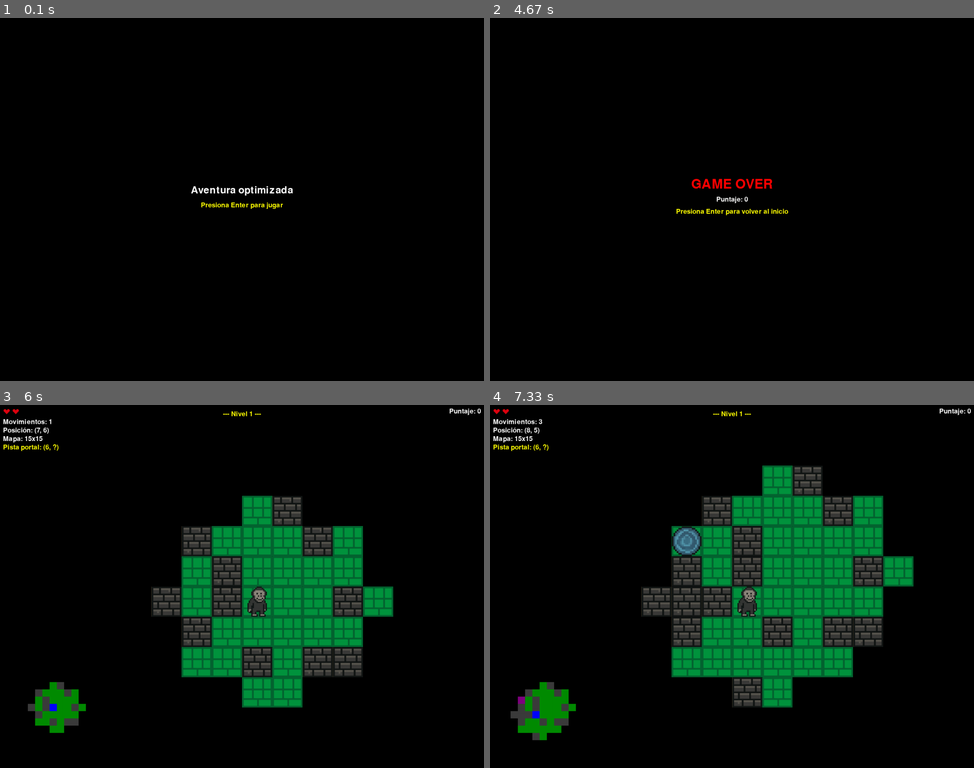
Above: before the commit, frames 1-4 (two rows, left to right).
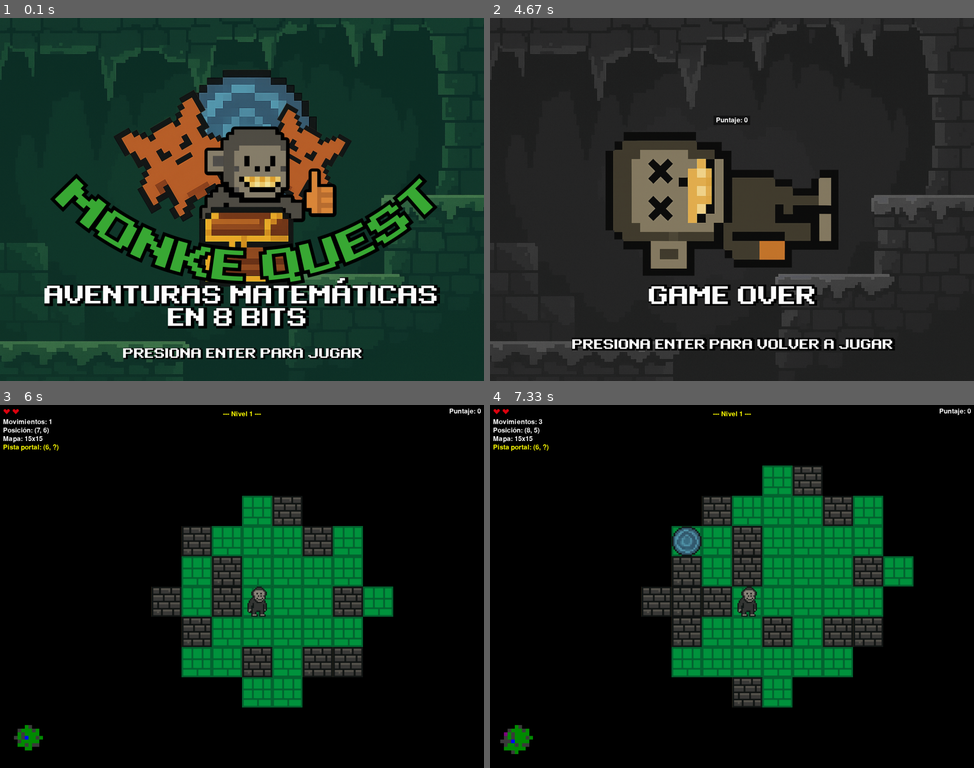
Above: after the commit, the same moments.

Repository: RodarkNess/Funciones-Y-Matrices11
Game: pygame game, started from Funciones-Y-Matrices-main version 11/main.py
Two runs of this game, one before a commit and one after it. Both use one fixed random seed, a clock stepped at 60 frames per second and the inputs below.
Inputs:
- Up to frame 1 (0.1 s): no input
- Up to frame 2 (4.67 s): tap Enter at 0.33 s; hold A 0.67-1.2 s; hold S 1.23-1.53 s; hold W 2-2.37 s; hold D 2.4-3.03 s; hold S 3.07-3.43 s; hold A 3.47-3.93 s; hold D 3.97-4.43 s; hold W from 4.47 s (still down)
- Up to frame 3 (6 s): release W at 4.77 s; tap Enter at 4.8, 5.2, 5.5, 5.78 s; hold A from 5.63 s (still down)
- Up to frame 4 (7.33 s): release A at 6.17 s; hold S 6.2-6.5 s; hold A 6.53-6.93 s

The runs differ from the first frame. In frame 1, 90% of the frame differs, in the area x 0-100%, y 0-100%; in frame 2, 94%; in frame 3, 1.4%; in frame 4, 1.7%.

Commit message:
Correcciones, pantalla final, etc.
AGGGGGGGGGGG°!!!!!!!!

Diff:
--- a/Funciones-Y-Matrices-main version 11/config.py
+++ b/Funciones-Y-Matrices-main version 11/config.py
@@ -1,4 +1,3 @@
-
 # Constantes y configuración global (con rutas absolutas de assets)
 import pygame
 pygame.init()
@@ -36,15 +35,15 @@
 MONEY_MAX = 50
 
 # --- Minimap ---
-MINIMAP_MAX_W = 440
-MINIMAP_MAX_H = 360
-MINIMAP_MARGIN = 20
+MINIMAP_MAX_W = 220
+MINIMAP_MAX_H = 180
+MINIMAP_MARGIN = 10
 
 # --- Puntajes ---
 SCORE_ITEM = 50
 SCORE_ENEMY = 100
 SCORE_LEVEL = 500
-SCORE_LEVEL_BONUS_PER_LEVEL = 50  # bonus adicional por nivel
+SCORE_LEVEL_BONUS_PER_LEVEL = 50
 
 # --- Texturas (rutas absolutas) ---
 IMG_PLAYER = asset_path('assets', 'images', 'player.png')
@@ -53,10 +52,9 @@
 IMG_PORTAL = asset_path('assets', 'images', 'portal.png')
 IMG_FLOOR  = asset_path('assets', 'images', 'floor.png')
 IMG_WALL   = asset_path('assets', 'images', 'wall.png')
-TITLE_IMAGE = asset_path('assets', 'images', 'title.png')
 
 # --- Escala de render ---
-RENDER_SCALE = 1.25  # mantener TILE_SIZE=40 y escalar a 1.25
+RENDER_SCALE = 1.25
 
 # --- Sonidos (FX) ---
 SND_CHEST  = asset_path('assets', 'sounds', 'chest.wav')
@@ -64,18 +62,30 @@
 SND_HURT   = asset_path('assets', 'sounds', 'hurt.wav')
 SND_PORTAL = asset_path('assets', 'sounds', 'portal.wav')
 
-# --- Música por estados (rutas absolutas) ---
-SND_MUSIC_TITLE    = asset_path('assets', 'sounds', 'music.wav')     # loop en título/juego
-SND_MUSIC_GAMEOVER = asset_path('assets', 'sounds', 'gameover.wav')  # loop en Game Over
+# --- Música por estados ---
+SND_MUSIC_TITLE    = asset_path('assets', 'sounds', 'music.wav')
+SND_MUSIC_GAMEOVER = asset_path('assets', 'sounds', 'gameover.wav')
 
 # Volúmenes
-MUSIC_VOLUME = 0.5   # 50 de 100
+MUSIC_VOLUME = 0.5
 FX_VOLUME    = 0.8
 
-# --- HUD icons (rutas absolutas) ---
+# --- HUD icons ---
 HUD_HEART_FULL  = asset_path('assets', 'images', 'heart_full.png')
 HUD_HEART_EMPTY = asset_path('assets', 'images', 'heart_empty.png')
 HUD_ARMOR_ON    = asset_path('assets', 'images', 'armor_on.png')
 HUD_ARMOR_OFF   = asset_path('assets', 'images', 'armor_off.png')
 HUD_SWORD_ON    = asset_path('assets', 'images', 'sword_on.png')
 HUD_SWORD_OFF   = asset_path('assets', 'images', 'sword_off.png')
+
+# --- Imagen de pantalla de título ---
+TITLE_IMAGE = asset_path('assets', 'images', 'title.png')
+
+# --- Imagen de pantalla de Game Over ---
+GAMEOVER_IMAGE = asset_path('assets', 'images', 'GAME-OVERr.png')  # usa tu archivo subido
+# Si prefieres renombrar el archivo en el repo:
+# GAMEOVER_IMAGE = asset_path('assets', 'images', 'gameover.png')
+
+# Posición relativa del puntaje sobre la imagen de Game Over (0.0 arriba, 1.0 abajo)
+GAMEOVER_SCORE_Y_FACTOR = 0.30   # ~35% del alto de la imagen
+GAMEOVER_SCORE_OFFSET   = 10     # px extra hacia arriba (ajuste fino)
--- a/Funciones-Y-Matrices-main version 11/juego.py
+++ b/Funciones-Y-Matrices-main version 11/juego.py
@@ -1,4 +1,3 @@
-
 # Clase Juego (lógica principal y bucle)
 import pygame
 import sys
@@ -26,35 +25,39 @@
     SCORE_LEVEL = 500
     SCORE_LEVEL_BONUS_PER_LEVEL = 50
 
-# Texturas & sonidos & HUD icons
+# Texturas & sonidos & HUD & título/gameover
 try:
     from config import IMG_PLAYER, IMG_ENEMY, IMG_CHEST, IMG_PORTAL, IMG_FLOOR, IMG_WALL, RENDER_SCALE
     from config import SND_CHEST, SND_SWORD, SND_HURT, SND_PORTAL
     from config import SND_MUSIC_TITLE, SND_MUSIC_GAMEOVER, MUSIC_VOLUME, FX_VOLUME
     from config import HUD_HEART_FULL, HUD_HEART_EMPTY, HUD_ARMOR_ON, HUD_ARMOR_OFF, HUD_SWORD_ON, HUD_SWORD_OFF
+    from config import TITLE_IMAGE, GAMEOVER_IMAGE, GAMEOVER_SCORE_Y_FACTOR, GAMEOVER_SCORE_OFFSET
 except Exception:
-    # Fallbacks si algo faltara
-    IMG_PLAYER = "assets/images/player.png"
-    IMG_ENEMY  = "assets/images/enemy.png"
-    IMG_CHEST  = "assets/images/chest.png"
-    IMG_PORTAL = "assets/images/portal.png"
-    IMG_FLOOR  = "assets/images/floor.png"
-    IMG_WALL   = "assets/images/wall.png"
+    IMG_PLAYER = 'assets/images/player.png'
+    IMG_ENEMY  = 'assets/images/enemy.png'
+    IMG_CHEST  = 'assets/images/chest.png'
+    IMG_PORTAL = 'assets/images/portal.png'
+    IMG_FLOOR  = 'assets/images/floor.png'
+    IMG_WALL   = 'assets/images/wall.png'
     RENDER_SCALE = 1.0
-    SND_CHEST  = "assets/sounds/chest.wav"
-    SND_SWORD  = "assets/sounds/sword.wav"
-    SND_HURT   = "assets/sounds/hurt.wav"
-    SND_PORTAL = "assets/sounds/portal.wav"
-    SND_MUSIC_TITLE    = "assets/sounds/music.wav"
-    SND_MUSIC_GAMEOVER = "assets/sounds/gameover.wav"
+    SND_CHEST  = 'assets/sounds/chest.wav'
+    SND_SWORD  = 'assets/sounds/sword.wav'
+    SND_HURT   = 'assets/sounds/hurt.wav'
+    SND_PORTAL = 'assets/sounds/portal.wav'
+    SND_MUSIC_TITLE    = 'assets/sounds/music.wav'
+    SND_MUSIC_GAMEOVER = 'assets/sounds/gameover.wav'
     MUSIC_VOLUME = 0.5
     FX_VOLUME    = 0.8
-    HUD_HEART_FULL  = "assets/images/heart_full.png"
-    HUD_HEART_EMPTY = "assets/images/heart_empty.png"
-    HUD_ARMOR_ON    = "assets/images/armor_on.png"
-    HUD_ARMOR_OFF   = "assets/images/armor_off.png"
-    HUD_SWORD_ON    = "assets/images/sword_on.png"
-    HUD_SWORD_OFF   = "assets/images/sword_off.png"
+    HUD_HEART_FULL  = 'assets/images/heart_full.png'
+    HUD_HEART_EMPTY = 'assets/images/heart_empty.png'
+    HUD_ARMOR_ON    = 'assets/images/armor_on.png'
+    HUD_ARMOR_OFF   = 'assets/images/armor_off.png'
+    HUD_SWORD_ON    = 'assets/images/sword_on.png'
+    HUD_SWORD_OFF   = 'assets/images/sword_off.png'
+    TITLE_IMAGE = 'assets/images/title.png'
+    GAMEOVER_IMAGE = 'assets/images/gameover.png'
+    GAMEOVER_SCORE_Y_FACTOR = 0.35
+    GAMEOVER_SCORE_OFFSET = 10
 
 from mapa import Mapa
 
@@ -65,12 +68,12 @@
         self.screen = None
         self.clock = pygame.time.Clock()
         self.font = None
-        self.mensaje = ""
+        self.mensaje = ''
         self.mensaje_tiempo = 0
-        self.pista_portal = ""
-        self.estado = "inicio"  # inicio | jugando | gameover
+        self.pista_portal = ''
+        self.estado = 'inicio'
         self.score_total = 0
-        self.flash_score_text = ""
+        self.flash_score_text = ''
         self.flash_score_time = 0
         self.flash_score_duration = 1500
         self.tile_px = int(TILE_SIZE * (RENDER_SCALE if isinstance(RENDER_SCALE, (int, float)) else 1.0))
@@ -93,14 +96,19 @@
         self.snd_sword = None
         self.snd_hurt = None
         self.snd_portal = None
+        # imágenes título y gameover
+        self.title_scaled = None
+        self.gameover_scaled = None
 
     def iniciar_pygame(self):
         pygame.event.set_allowed([pygame.QUIT, pygame.KEYDOWN])
         self.screen = pygame.display.set_mode((SCREEN_WIDTH, SCREEN_HEIGHT))
-        pygame.display.set_caption("Aventura optimizada (corazones y puntuación)")
+        pygame.display.set_caption('Aventura optimizada (corazones y puntuación)')
         self.font = pygame.font.SysFont(None, 32)
         self.cargar_texturas()
         self.cargar_sonidos()
+        self.cargar_imagen_titulo()
+        self.cargar_imagen_gameover()
         # Música: título (loop) desde el inicio
         self.play_title_music()
 
@@ -120,15 +128,14 @@
         self.tex_portal = load_scaled(IMG_PORTAL, True)
         self.tex_floor  = load_scaled(IMG_FLOOR, False)
         self.tex_wall   = load_scaled(IMG_WALL, False)
-
         # HUD icons (24 px)
         def load_hud(path):
             try:
                 img = pygame.image.load(path).convert_alpha()
                 return pygame.transform.smoothscale(img, (24, 24))
             except Exception:
-                surf = pygame.Surface((24, 24), pygame.SRCALPHA)
-                surf.fill((255, 0, 255, 150))
+                surf = pygame.Surface((24,24), pygame.SRCALPHA)
+                surf.fill((255,0,255,150))
                 return surf
         self.hud_heart_full  = load_hud(HUD_HEART_FULL)
         self.hud_heart_empty = load_hud(HUD_HEART_EMPTY)
@@ -159,7 +166,7 @@
         try:
             pygame.mixer.music.load(SND_MUSIC_TITLE)
             pygame.mixer.music.set_volume(MUSIC_VOLUME)
-            pygame.mixer.music.play(-1)  # loop
+            pygame.mixer.music.play(-1)
         except Exception:
             pass
 
@@ -167,9 +174,35 @@
         try:
             pygame.mixer.music.load(SND_MUSIC_GAMEOVER)
             pygame.mixer.music.set_volume(MUSIC_VOLUME)
-            pygame.mixer.music.play(-1)  # loop
+            pygame.mixer.music.play(-1)
         except Exception:
             pass
+
+    def cargar_imagen_titulo(self):
+        try:
+            bg = pygame.image.load(TITLE_IMAGE).convert()
+            img_w, img_h = bg.get_width(), bg.get_height()
+            win_w, win_h = SCREEN_WIDTH, SCREEN_HEIGHT
+            scale = min(win_w / img_w, win_h / img_h)
+            new_w = int(img_w * scale)
+            new_h = int(img_h * scale)
+            self.title_scaled = pygame.transform.smoothscale(bg, (new_w, new_h))
+        except Exception:
+            self.title_scaled = pygame.Surface((SCREEN_WIDTH, SCREEN_HEIGHT))
+            self.title_scaled.fill(BLACK)
+
+    def cargar_imagen_gameover(self):
+        try:
+            bg = pygame.image.load(GAMEOVER_IMAGE).convert()
+            img_w, img_h = bg.get_width(), bg.get_height()
+            win_w, win_h = SCREEN_WIDTH, SCREEN_HEIGHT
+            scale = min(win_w / img_w, win_h / img_h)
+            new_w = int(img_w * scale)
+            new_h = int(img_h * scale)
+            self.gameover_scaled = pygame.transform.smoothscale(bg, (new_w, new_h))
+        except Exception:
+            self.gameover_scaled = pygame.Surface((SCREEN_WIDTH, SCREEN_HEIGHT))
+            self.gameover_scaled.fill(BLACK)
 
     def cambiar_mapa(self, filas, columnas):
         if self.mapa_actual is None:
@@ -185,9 +218,9 @@
             j.armaduras = j_prev.armaduras
             j.espadas = j_prev.espadas
             j.puntuacion = j_prev.puntuacion
-        self.mostrar_mensaje(f"--- Nivel {self.nivel} ---")
+        self.mostrar_mensaje(f'--- Nivel {self.nivel} ---')
         px, py = self.mapa_actual.portal
-        self.pista_portal = f"({px}, ?)" if random.choice([True, False]) else f"(?, {py})"
+        self.pista_portal = f'({px}, ?)' if random.choice([True, False]) else f'(?, {py})'
 
     def iniciar(self):
         self.iniciar_pygame()
@@ -199,28 +232,28 @@
                 elif event.type == pygame.KEYDOWN:
                     if event.key == pygame.K_q:
                         running = False
-                    if self.estado == "inicio":
+                    if self.estado == 'inicio':
                         if event.key == pygame.K_RETURN:
-                            self.estado = "jugando"
+                            self.estado = 'jugando'
                             self.nivel = 1
                             self.mapa_actual = None
                             self.score_total = 0
-                            self.flash_score_text = ""
+                            self.flash_score_text = ''
                             self.cambiar_mapa(15, 15)
-                    elif self.estado == "gameover":
+                    elif self.estado == 'gameover':
                         if event.key == pygame.K_RETURN:
-                            self.estado = "inicio"
+                            self.estado = 'inicio'
                             self.mapa_actual = None
                             self.nivel = 1
-                            self.mensaje = ""
-                            self.pista_portal = ""
-                            self.flash_score_text = ""
+                            self.mensaje = ''
+                            self.pista_portal = ''
+                            self.flash_score_text = ''
                             try:
                                 pygame.mixer.music.fadeout(200)
                             except Exception:
                                 pass
                             self.play_title_music()
-                    elif self.estado == "jugando":
+                    elif self.estado == 'jugando':
                         dx, dy = 0, 0
                         if event.key == pygame.K_w: dx = -1
                         elif event.key == pygame.K_s: dx = 1
@@ -234,27 +267,27 @@
                                 self.verificar_cofre()
                                 if self.resolver_colisiones_enemigos():
                                     pass
-                                if self.estado == "jugando" and self.verificar_portal():
+                                if self.estado == 'jugando' and self.verificar_portal():
                                     level_bonus = SCORE_LEVEL + (self.nivel * SCORE_LEVEL_BONUS_PER_LEVEL)
                                     self.score_total += level_bonus
                                     if self.snd_portal: self.snd_portal.play()
-                                    self.mostrar_flash_score(f"+{level_bonus}")
-                                    self.mostrar_mensaje(f"¡Portal encontrado! Bonus nivel {self.nivel}: +{level_bonus} puntos. Pasando al siguiente nivel...")
+                                    self.mostrar_flash_score(f'+{level_bonus}')
+                                    self.mostrar_mensaje(f'¡Portal encontrado! Bonus nivel {self.nivel}: +{level_bonus} puntos. Pasando al siguiente nivel...')
                                     self.nivel += 1
                                     j = self.mapa_actual.jugador
                                     j.corazones_totales += 1
                                     self.recargar_corazones(j)
                                     self.cambiar_mapa(15 + self.nivel, 15 + self.nivel)
-            if self.estado == "jugando":
+            if self.estado == 'jugando':
                 if pygame.time.get_ticks() - self.mensaje_tiempo > 3000:
-                    self.mensaje = ""
+                    self.mensaje = ''
             if self.flash_score_text and (pygame.time.get_ticks() - self.flash_score_time > self.flash_score_duration):
-                self.flash_score_text = ""
-            if self.estado == "inicio":
+                self.flash_score_text = ''
+            if self.estado == 'inicio':
                 self.dibujar_pantalla_inicio()
-            elif self.estado == "jugando":
+            elif self.estado == 'jugando':
                 self.dibujar()
-            elif self.estado == "gameover":
+            elif self.estado == 'gameover':
                 self.dibujar_pantalla_gameover()
             self.clock.tick(FPS)
         pygame.quit()
@@ -262,26 +295,50 @@
 
     # Pantallas
     def dibujar_pantalla_inicio(self):
+        # Letterbox: centrado sin deformar la imagen
         self.screen.fill(BLACK)
-        titulo = pygame.font.SysFont(None, 48).render("Aventura optimizada", True, WHITE)
-        subtitulo = self.font.render("Presiona Enter para jugar", True, YELLOW)
-        t_rect = titulo.get_rect(center=(SCREEN_WIDTH // 2, SCREEN_HEIGHT // 2 - 30))
-        s_rect = subtitulo.get_rect(center=(SCREEN_WIDTH // 2, SCREEN_HEIGHT // 2 + 20))
-        self.screen.blit(titulo, t_rect)
-        self.screen.blit(subtitulo, s_rect)
+        if self.title_scaled:
+            win_w, win_h = SCREEN_WIDTH, SCREEN_HEIGHT
+            new_w, new_h = self.title_scaled.get_width(), self.title_scaled.get_height()
+            x = (win_w - new_w) // 2
+            y = (win_h - new_h) // 2
+            self.screen.blit(self.title_scaled, (x, y))
         pygame.display.flip()
 
     def dibujar_pantalla_gameover(self):
         self.screen.fill(BLACK)
-        titulo = pygame.font.SysFont(None, 64).render("GAME OVER", True, RED)
-        puntaje_final = self.font.render(f"Puntaje: {self.score_total}", True, WHITE)
-        subtitulo = self.font.render("Presiona Enter para volver al inicio", True, YELLOW)
-        t_rect = titulo.get_rect(center=(SCREEN_WIDTH // 2, SCREEN_HEIGHT // 2 - 50))
-        p_rect = puntaje_final.get_rect(center=(SCREEN_WIDTH // 2, SCREEN_HEIGHT // 2))
-        s_rect = subtitulo.get_rect(center=(SCREEN_WIDTH // 2, SCREEN_HEIGHT // 2 + 40))
-        self.screen.blit(titulo, t_rect)
-        self.screen.blit(puntaje_final, p_rect)
-        self.screen.blit(subtitulo, s_rect)
+        if self.gameover_scaled:
+            win_w, win_h = SCREEN_WIDTH, SCREEN_HEIGHT
+            go_w, go_h = self.gameover_scaled.get_width(), self.gameover_scaled.get_height()
+            go_x = (win_w - go_w) // 2
+            go_y = (win_h - go_h) // 2
+            # Fondo
+            self.screen.blit(self.gameover_scaled, (go_x, go_y))
+            # Puntaje encima del monito (aprox. a factor de altura)
+            try:
+                y_factor = GAMEOVER_SCORE_Y_FACTOR
+            except Exception:
+                y_factor = 0.35
+            try:
+                y_off = GAMEOVER_SCORE_OFFSET
+            except Exception:
+                y_off = 10
+            anchor_y = go_y + int(go_h * y_factor)
+            puntaje_surface = self.font.render(f"Puntaje: {self.score_total}", True, WHITE)
+            px = go_x + (go_w - puntaje_surface.get_width()) // 2
+            py = max(10, anchor_y - y_off - puntaje_surface.get_height())
+            # Caja semitransparente opcional para contraste
+            box = pygame.Surface((puntaje_surface.get_width()+16, puntaje_surface.get_height()+8), pygame.SRCALPHA)
+            box.fill((0, 0, 0, 120))
+            self.screen.blit(box, (px-8, py-4))
+            self.screen.blit(puntaje_surface, (px, py))
+        else:
+            # Fallback: solo texto
+            puntaje_surface = self.font.render(f"Puntaje: {self.score_total}", True, WHITE)
+            px = (SCREEN_WIDTH - puntaje_surface.get_width()) // 2
+            py = 20
+            self.screen.blit(puntaje_surface, (px, py))
+
         pygame.display.flip()
 
     # Lógica
@@ -303,20 +360,20 @@
                 self.mapa_actual.enemigos.remove(e)
                 self.score_total += SCORE_ENEMY
                 if self.snd_sword: self.snd_sword.play()
-                self.mostrar_flash_score(f"+{SCORE_ENEMY}")
-                self.mostrar_mensaje("Usaste una ESPADA: enemigo eliminado!")
+                self.mostrar_flash_score(f'+{SCORE_ENEMY}')
+                self.mostrar_mensaje('Usaste una ESPADA: enemigo eliminado!')
                 continue
             if j.armaduras > 0:
                 j.armaduras -= 1
                 if self.empujar_enemigo(e, pasos=2):
-                    self.mostrar_mensaje("Usaste ARMADURA: enemigo empujado!")
+                    self.mostrar_mensaje('Usaste ARMADURA: enemigo empujado!')
                 else:
                     j.perder_corazon()
                     if self.snd_hurt: self.snd_hurt.play()
-                    self.mostrar_mensaje(f"No se pudo empujar: perdiste un corazón ({j.corazones_llenos}/{j.corazones_totales})")
+                    self.mostrar_mensaje(f'No se pudo empujar: perdiste un corazón ({j.corazones_llenos}/{j.corazones_totales})')
                 if j.corazones_llenos == 0:
-                    self.mostrar_mensaje("¡Has sido derrotado!")
-                    self.estado = "gameover"
+                    self.mostrar_mensaje('¡Has sido derrotado!')
+                    self.estado = 'gameover'
                     try:
                         pygame.mixer.music.fadeout(400)
                     except Exception:
@@ -326,10 +383,10 @@
                 continue
             j.perder_corazon()
             if self.snd_hurt: self.snd_hurt.play()
-            self.mostrar_mensaje(f"¡Perdiste un corazón! ({j.corazones_llenos}/{j.corazones_totales})")
+            self.mostrar_mensaje(f'¡Perdiste un corazón! ({j.corazones_llenos}/{j.corazones_totales})')
             if j.corazones_llenos == 0:
-                self.mostrar_mensaje("¡Has sido derrotado!")
-                self.estado = "gameover"
+                self.mostrar_mensaje('¡Has sido derrotado!')
+                self.estado = 'gameover'
                 try:
                     pygame.mixer.music.fadeout(400)
                 except Exception:
@@ -371,15 +428,15 @@
                 if self.snd_chest: self.snd_chest.play()
                 if c.contenido == 'armadura':
                     j.armaduras += 1
-                    self.mostrar_mensaje("¡Cofre abierto! ARMADURA obtenida.")
+                    self.mostrar_mensaje('¡Cofre abierto! ARMADURA obtenida.')
                 elif c.contenido == 'espada':
                     j.espadas += 1
-                    self.mostrar_mensaje("¡Cofre abierto! ESPADA obtenida.")
+                    self.mostrar_mensaje('¡Cofre abierto! ESPADA obtenida.')
                 elif c.contenido == 'dinero':
                     j.puntuacion += c.valor
-                    self.mostrar_mensaje(f"¡Cofre abierto! Dinero +{c.valor}. Puntos: {j.puntuacion}")
+                    self.mostrar_mensaje(f'¡Cofre abierto! Dinero +{c.valor}. Puntos: {j.puntuacion}')
                 self.score_total += SCORE_ITEM
-                self.mostrar_flash_score(f"+{SCORE_ITEM}")
+                self.mostrar_flash_score(f'+{SCORE_ITEM}')
                 return True
         return False
 
@@ -490,46 +547,36 @@
 
     def dibujar_hud(self):
         j = self.mapa_actual.jugador
-
-        # --- SOLO ÍCONOS (corazones x2, armadura on/off, espada on/off) ---
-        base_x, base_y = 10, 10  # barra superior izquierda
+        # Íconos arriba-izquierda
+        base_x, base_y = 10, 10
         spacing = 30
-        # Corazones (dos slots)
         heart1 = self.hud_heart_full if j.corazones_llenos >= 1 else self.hud_heart_empty
         heart2 = self.hud_heart_full if j.corazones_llenos >= 2 else self.hud_heart_empty
         self.screen.blit(heart1, (base_x, base_y))
         self.screen.blit(heart2, (base_x + spacing, base_y))
-        # Armadura
         armor_icon = self.hud_armor_on if j.armaduras > 0 else self.hud_armor_off
         self.screen.blit(armor_icon, (base_x + spacing*2, base_y))
-        # Espada
         sword_icon = self.hud_sword_on if j.espadas > 0 else self.hud_sword_off
         self.screen.blit(sword_icon, (base_x + spacing*3, base_y))
-
-        # --- Textos solicitados (debajo de los íconos) ---
-        tx = 10
-        ty = base_y + 35
-        movs_texto = self.font.render(f"Movimientos: {j.movimientos}", True, WHITE)
+        # Textos (debajo)
+        tx, ty = 10, base_y + 35
+        movs_texto = self.font.render(f'Movimientos: {j.movimientos}', True, WHITE)
         self.screen.blit(movs_texto, (tx, ty))
-        pos_texto = self.font.render(f"Posición: ({j.x}, {j.y})", True, WHITE)
+        pos_texto = self.font.render(f'Posición: ({j.x}, {j.y})', True, WHITE)
         self.screen.blit(pos_texto, (tx, ty + 28))
-        mapa_texto = self.font.render(f"Mapa: {self.mapa_actual.filas}x{self.mapa_actual.columnas}", True, WHITE)
+        mapa_texto = self.font.render(f'Mapa: {self.mapa_actual.filas}x{self.mapa_actual.columnas}', True, WHITE)
         self.screen.blit(mapa_texto, (tx, ty + 56))
-        pista_texto = self.font.render(f"Pista portal: {self.pista_portal}", True, YELLOW)
+        pista_texto = self.font.render(f'Pista portal: {self.pista_portal}', True, YELLOW)
         self.screen.blit(pista_texto, (tx, ty + 84))
-
-        # --- Puntaje acumulado TOTAL (arriba derecha) ---
-        puntaje_total_surface = self.font.render(f"Puntaje: {self.score_total}", True, WHITE)
+        # Puntaje arriba-derecha
+        puntaje_total_surface = self.font.render(f'Puntaje: {self.score_total}', True, WHITE)
         right_x = SCREEN_WIDTH - puntaje_total_surface.get_width() - 10
         self.screen.blit(puntaje_total_surface, (right_x, 10))
-
-        # Mensaje temporal
+        # Mensaje temporal & flash
         if self.mensaje:
             msg_surface = self.font.render(self.mensaje, True, YELLOW)
             msg_rect = msg_surface.get_rect(center=(SCREEN_WIDTH // 2, 30))
             self.screen.blit(msg_surface, msg_rect)
-
-        # Flash de puntaje
         if self.flash_score_text:
             flash_surface = self.font.render(self.flash_score_text, True, WHITE)
             flash_rect = flash_surface.get_rect(center=(SCREEN_WIDTH // 2, 60))
Binary file added: Funciones-Y-Matrices-main version 11/assets/images/GAME-OVERr.png
Binary file added: Funciones-Y-Matrices-main version 11/assets/images/title.png
